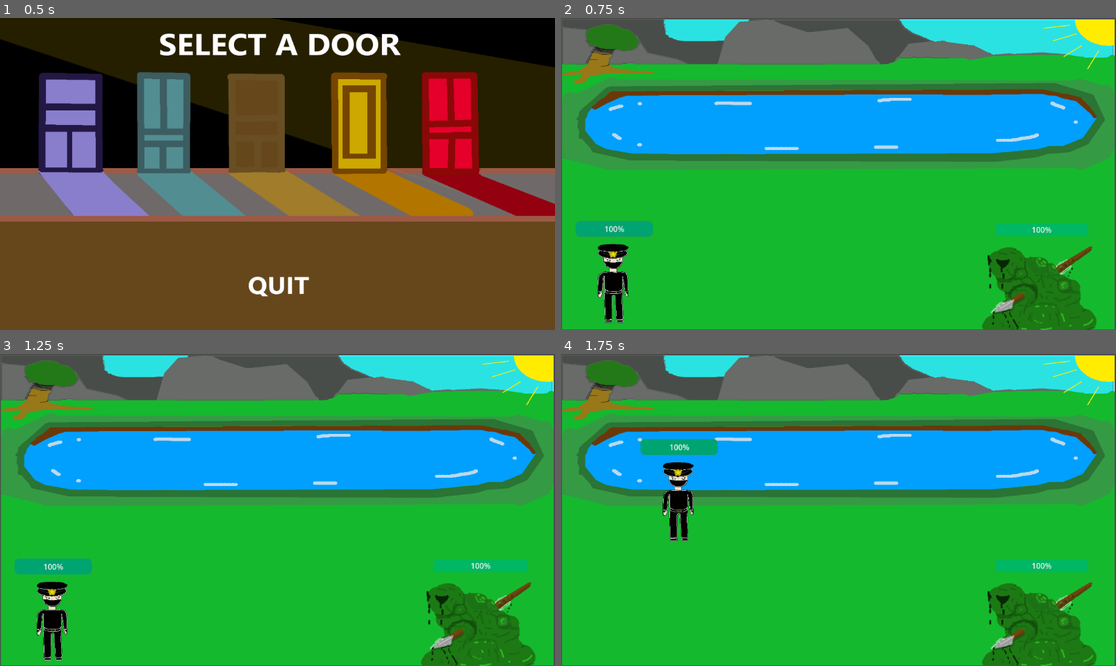
Above: before the commit, frames 1-4 (two rows, left to right).
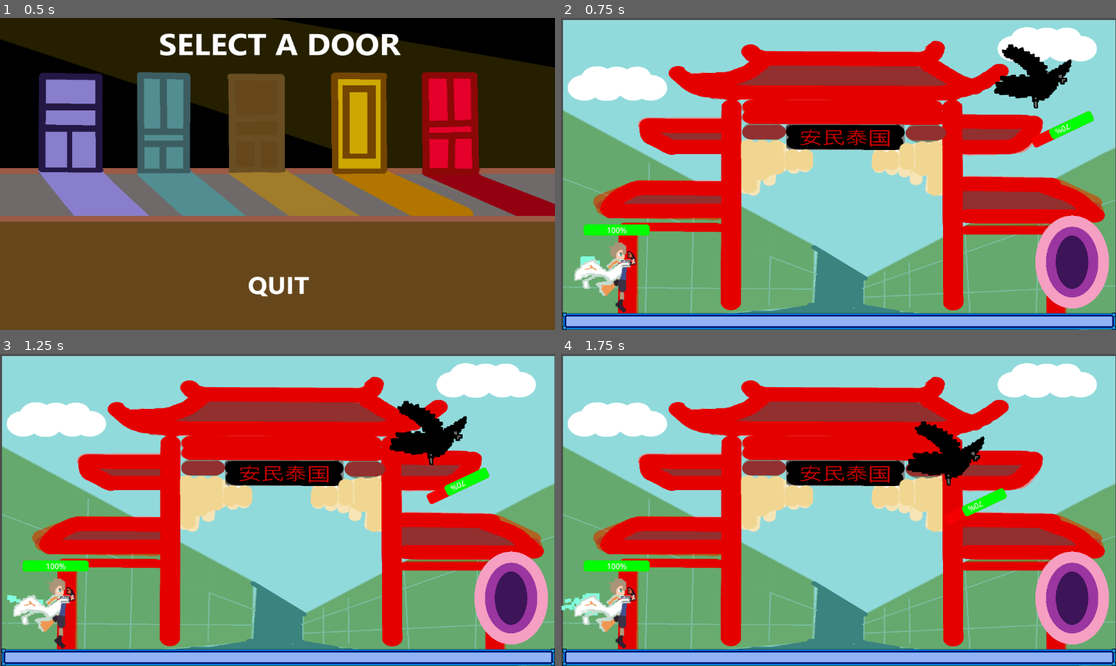
Above: after the commit, the same moments.

Repository: jwang5-dot/12-DT-Project
Game: Godot game, scene res://scene/mainmenu.tscn
Same seed, same stepped clock (60 frames per second), same inputs: the game is played once before the commit and once after it.
Inputs (mouse positions are in pixels of both pictures, inside the frame that each line leads up to):
- Up to frame 1 (0.5 s): no input
- Up to frame 2 (0.75 s): click "PLAY" at 0.5 s
- Up to frame 3 (1.25 s): no input
- Up to frame 4 (1.75 s): tap Enter (ui_accept) at 1.25, 1.52 s; move the mouse to (960, 494) at 1.27 s; hold Right (ui_right) from 1.28 s (still down)

Frame 1 is identical in both runs. In frame 2, 99% of the frame differs, in the area x 0-100%, y 0-100%; in frame 3, 99%; in frame 4, 99%.

Commit message:
Screen Recording for Prototype

Diff:
--- a/assessment-game/project.godot
+++ b/assessment-game/project.godot
@@ -14,6 +14,10 @@
 run/main_scene="uid://dd3qjjkboj5yi"
 config/features=PackedStringArray("4.6", "Forward Plus")
 config/icon="res://images/icon.svg"
+
+[editor]
+
+movie_writer/movie_file="C:/Users/minin/Documents/prototype/prototype.avi"
 
 [input]
 
--- a/assessment-game/scene/Level 2.tscn
+++ b/assessment-game/scene/Level 2.tscn
@@ -34,7 +34,7 @@
 patch_margin_bottom = 16
 
 [node name="CharacterBody2D" parent="." unique_id=516776377 instance=ExtResource("3_brqh1")]
-position = Vector2(-420, 194)
+position = Vector2(114, 523)
 
 [node name="StaticBody2D" type="StaticBody2D" parent="." unique_id=272474380]
 
@@ -43,7 +43,7 @@
 shape = SubResource("RectangleShape2D_y32ns")
 
 [node name="CharacterBody2D2" parent="." unique_id=1653680679 instance=ExtResource("4_h7in3")]
-position = Vector2(458, -184)
+position = Vector2(1017, 113)
 
 [node name="Area2D" type="Area2D" parent="." unique_id=784893877]
 
--- a/assessment-game/scripts/enemy.gd
+++ b/assessment-game/scripts/enemy.gd
@@ -5,33 +5,27 @@
 var player: CharacterBody2D
 var health: int = 100
 
+@export var health_ui: ProgressBar
+
 # Called when the node enters the scene tree for the first time.
 func _ready() -> void:
 	for node in get_tree().get_nodes_in_group("player"):
 		player = node
 
-@export var health_ui: ProgressBar
-
 
 # Called every frame. 'delta' is the elapsed time since the previous frame.
-#func _process(delta: float) -> void:
-	#if not player == null:
-		#look_at(player.global_position)
-		#velocity = Vector2(1, 0).rotated(rotation) * speed
-		#move_and_slide()
+func _process(delta: float) -> void:
+	if not player == null:
+		look_at(player.global_position)
+		velocity = Vector2(1, 0).rotated(rotation) * speed
+		move_and_slide()
 
 func take_damage() -> void:
 	if health > 1:
 		health -= 5
 		health_ui.value = health
 	else:
-		player.add_score(1)
 		queue_free()
-
-func _damage_player(body: Node2D) -> void:
-	if body == Player_1:
-		body.take_damage()
-
 
 func _take_damage(body: Node2D) -> void:
 	if body is Player_1:
--- a/assessment-game/scripts/mainmenu.gd
+++ b/assessment-game/scripts/mainmenu.gd
@@ -2,7 +2,7 @@
 
 
 func _play() -> void:
-	get_tree().change_scene_to_file("res://scene/Level_1_scene.tscn")
+	get_tree().change_scene_to_file("res://scene/Level 2.tscn")
 
 func _quit() -> void:
 	get_tree().quit()
